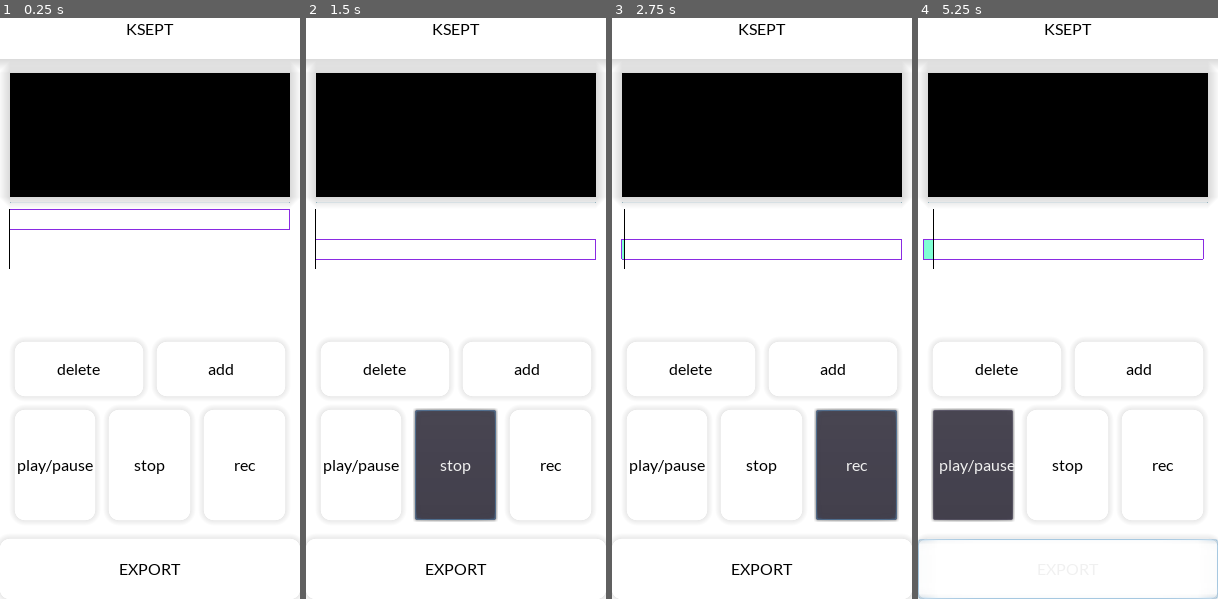
Above: before the commit, frames 1-4 (left to right).
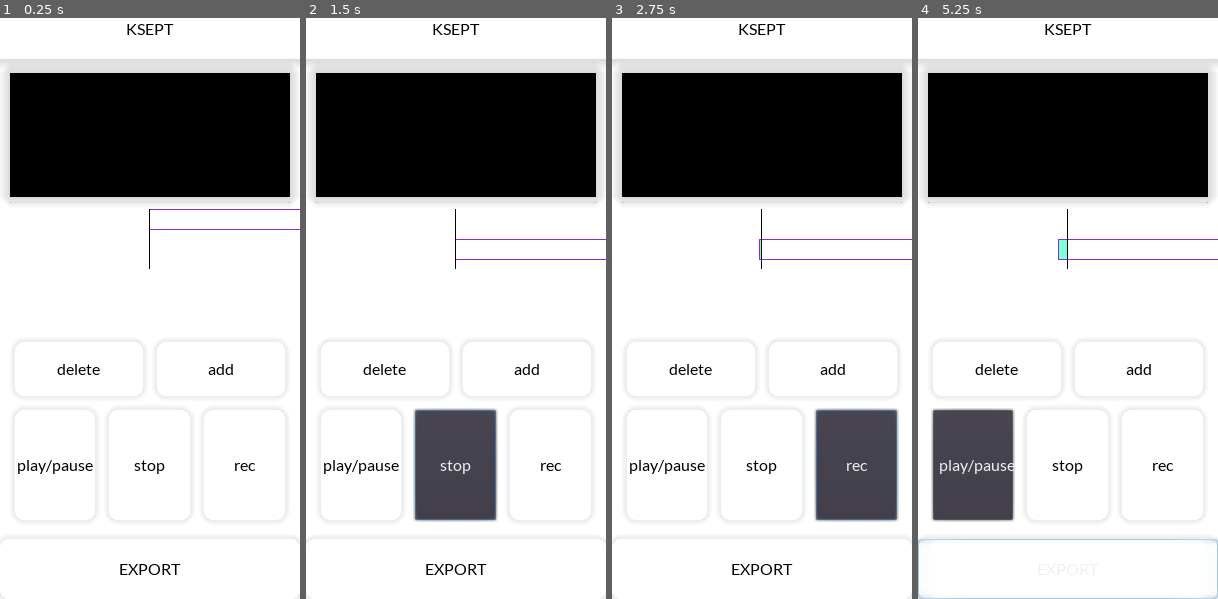
Above: after the commit, the same moments.

Repository: kahagino/ksept_recorder
Game: Godot game, scene res://scenes/main.tscn
The game is run twice, just before and just after one commit, with the same random seed, the same clock (stepped at 60 frames per second) and the same inputs.
Inputs:
- Up to frame 1 (0.25 s): no input
- Up to frame 2 (1.5 s): click "add" at 0.5 s; click "stop" at 1.25 s
- Up to frame 3 (2.75 s): click "rec" at 2 s
- Up to frame 4 (5.25 s): click "EXPORT" at 2.75 s; click "play/pause" at 3.5 s; hold Right (ui_right) 4.28-5.03 s; tap Enter at 5 s; hold Down (ui_down) from 5.03 s (still down)

The runs differ from the first frame. In frame 1, 0.3% of the frame differs, in the area x 3-100%, y 32-44%; in frame 2, 0.3%; in frame 3, 0.3%; in frame 4, 0.5%, in the area x 1-100%, y 32-44%.

Commit message:
🚧 cursor is now visually static in ui

Diff:
--- a/src/audio_manager.gd
+++ b/src/audio_manager.gd
@@ -27,8 +27,10 @@
 func _input(event):
 	if event.is_action_pressed("ui_left"):
 		cursor += 1.0
+		emit_signal("cursor_updated")
 	elif event.is_action_pressed("ui_right"):
 		cursor -= 1.0
+		emit_signal("cursor_updated")
 
 func record():
 	if effect.is_recording_active():
@@ -74,9 +76,11 @@
 
 func play_cursor()->void:
 	$CursorTimer.start()
+	emit_signal("cursor_updated")
 
 func stop_cursor()->void:
 	$CursorTimer.stop()
+	emit_signal("cursor_updated")
 
 func reset_cursor()->void:
 	cursor = 0.0
--- a/src/tracks_ui.gd
+++ b/src/tracks_ui.gd
@@ -1,6 +1,7 @@
 extends MarginContainer
 
 var view_pos:Vector2 = Vector2.ZERO
+var view_offset:Vector2 = Vector2(30.0, 0)
 var view_scale:float = 60.0 # the duration that the view represents in seconds
 
 const tracks_thickness:float = 20.0
@@ -23,15 +24,10 @@
 	_draw_focused_track(Global.get_focused_track_index())
 
 	_draw_cursor(Global.get_cursor_pos())
+	print("draw")
 
-func _input(event):
-	# debug inputs
-	if event.is_action_pressed("ui_up"):
-		view_pos.x += 1.0 * get_time_to_pos_scale()
-	elif event.is_action_pressed("ui_down"):
-		view_pos.x -= 1.0 * get_time_to_pos_scale()
-
-	update()
+func _adapt_view_to_cursor(cursor_pos:float):
+	view_pos.x = -cursor_pos * get_time_to_pos_scale()
 
 func _on_track_added():
 	update()
@@ -40,8 +36,10 @@
 	if get_child_count() > 0:
 		# remove last child
 		get_child(get_child_count() -1).queue_free()
+	update()
 
 func _on_cursor_updated():
+	_adapt_view_to_cursor(Global.get_cursor_pos())
 	update()
 
 func get_time_to_pos_scale()->float:
@@ -56,14 +54,16 @@
 		i * tracks_thickness +  i * v_separation)
 	return draw_rect(
 		Rect2(
-			rect_pos,
+			rect_pos + time_to_pos_scale * view_offset,
 			Vector2(track_end_pos - track_start_pos, tracks_thickness)),
 		Color.aquamarine,
 		true)
 
 func _draw_cursor(cursor_pos:float)->FuncRef:
+	#cursor_pos = Global.map(cursor_pos, 0, cursor_pos, 0, 60)
+	#var pos_percent = (cursor_pos / 60.0)-int(cursor_pos / 60.0)
 	var time_to_pos_scale = get_time_to_pos_scale()
-	var line_pos_up = view_pos + Vector2(cursor_pos * time_to_pos_scale, 0)
+	var line_pos_up = view_offset * time_to_pos_scale
 	var line_pos_down = line_pos_up + Vector2(0, 60)
 	return draw_line(line_pos_up, line_pos_down, Color.black, 1.0)
 
@@ -78,7 +78,7 @@
 		thickness_pos +  separation_pos)
 	return draw_rect(
 		Rect2(
-			rect_pos,
+			rect_pos + time_to_pos_scale * view_offset,
 			Vector2(track_end_pos - track_start_pos, tracks_thickness)),
 		Color.blueviolet,
 		false)
